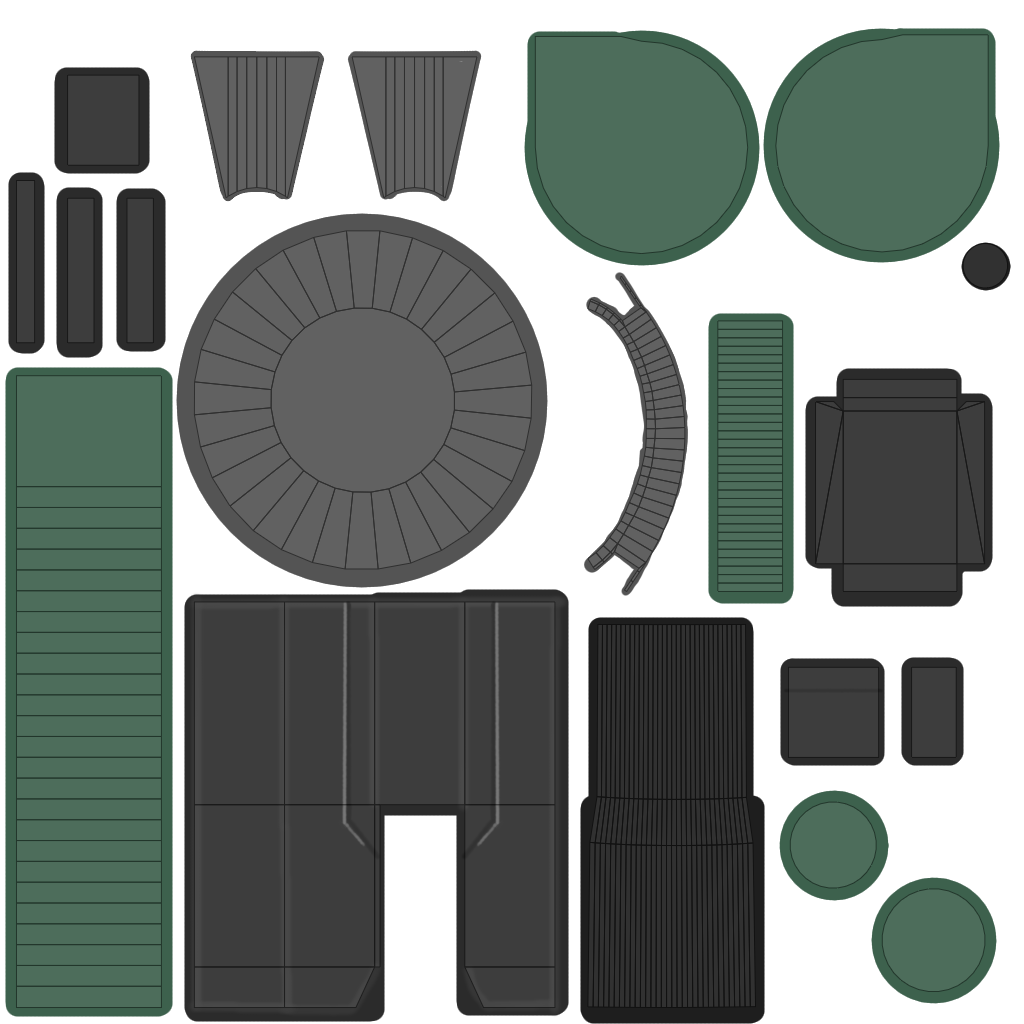
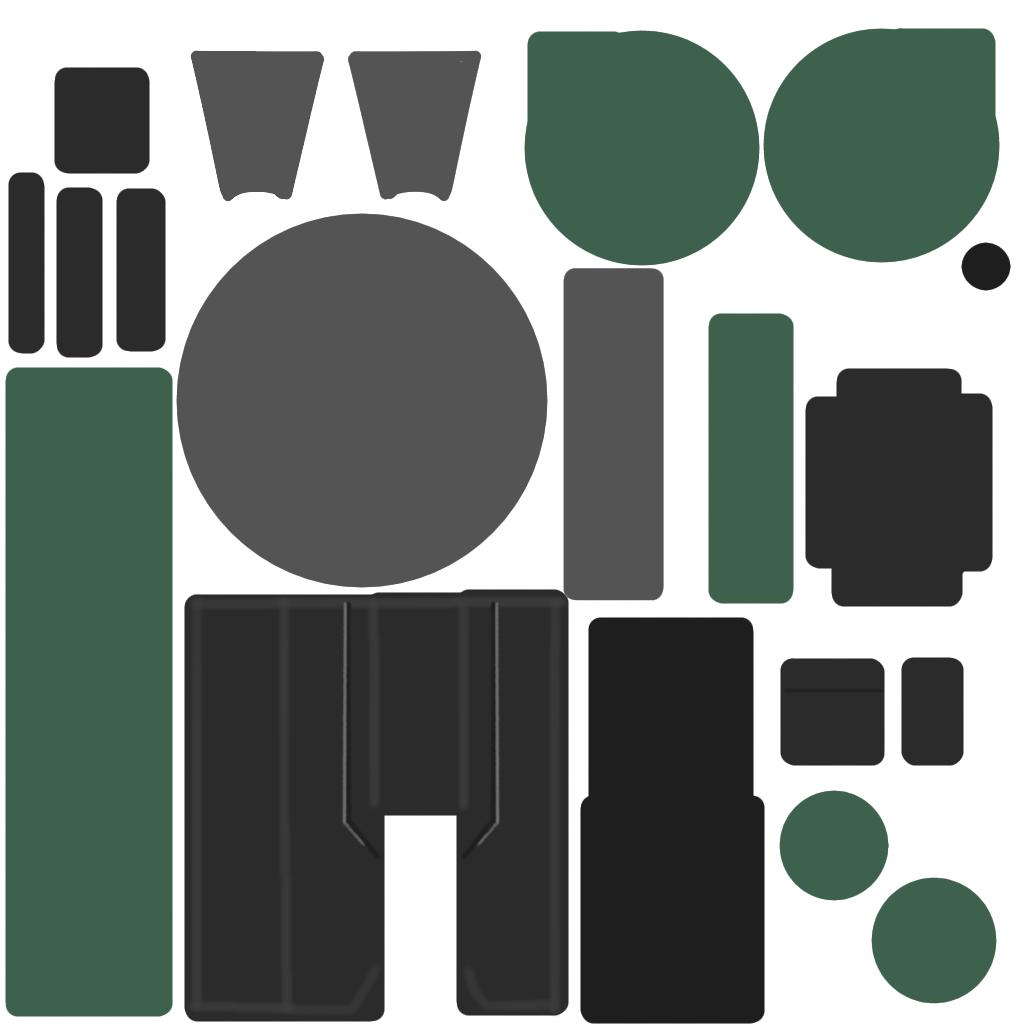
Layers edited between the first and the second 1024x1024 image:
pixels changed over [16, 34, 1008, 1008] (layer not identified)
